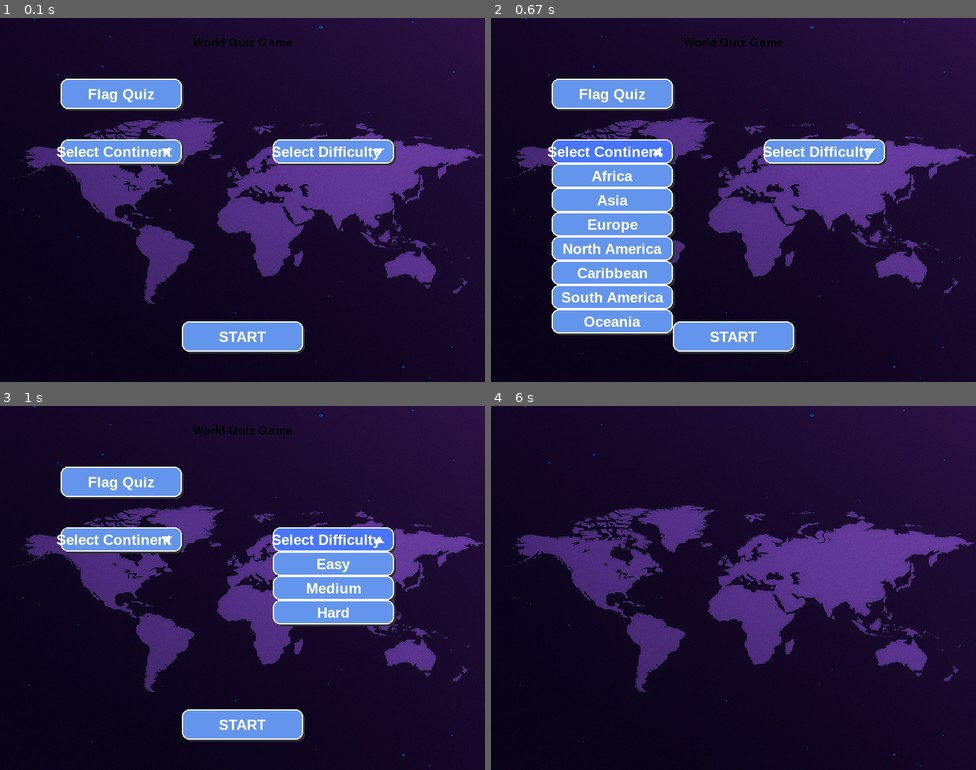
Above: before the commit, frames 1-4 (two rows, left to right).
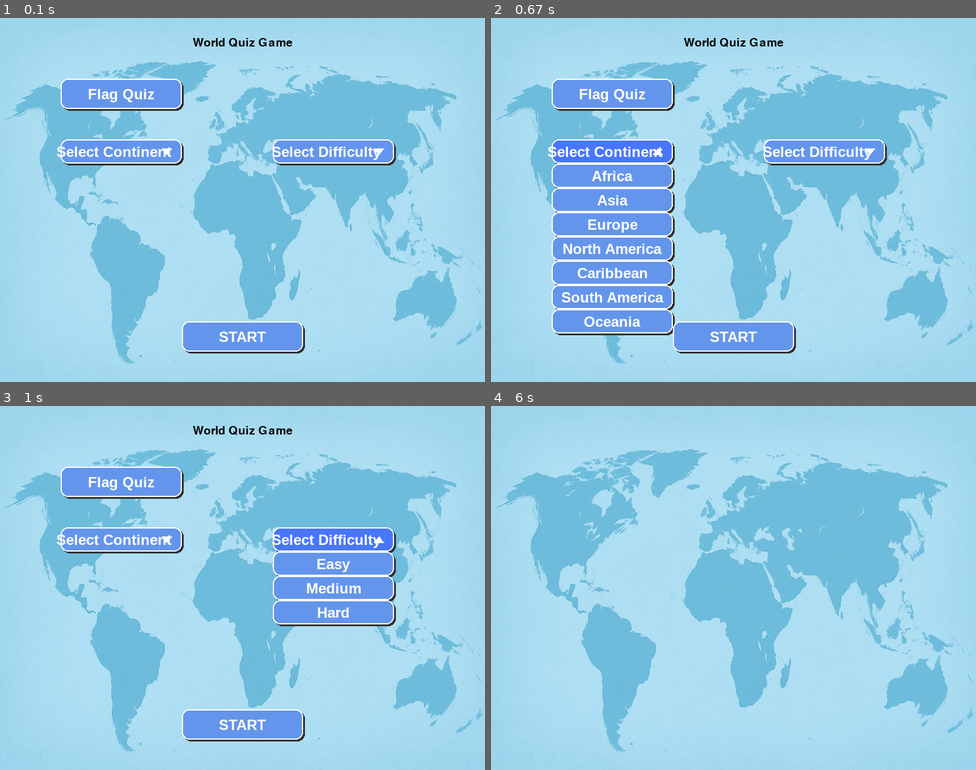
Above: after the commit, the same moments.

Repository: amelie-lnh/Country_Game
Game: pygame game, started from src/country_guesser/flags_game.py
Two runs of this game, one before a commit and one after it. Both use one fixed random seed, a clock stepped at 60 frames per second and the inputs below.
Inputs (mouse positions are in pixels of both pictures, inside the frame that each line leads up to):
- Up to frame 1 (0.1 s): no input
- Up to frame 2 (0.67 s): click "Select Continent" at 0.38 s
- Up to frame 3 (1 s): click "Select Difficulty" at 0.72 s
- Up to frame 4 (6 s): click (583, 533) at 1.05 s; click (912, 715) at 1.38 s; click (558, 577) at 1.72 s; click "START" at 2.55 s; click (655, 467) at 2.88 s; click "Select Difficulty" at 3.72 s; click (835, 522) at 4.05 s; click "Easy" at 5.38 s; click "START" at 5.72 s

The runs differ from the first frame. In frame 1, 92% of the frame differs, in the area x 0-100%, y 0-100%; in frame 2, 80%; in frame 3, 87%; in frame 4, 100%.

Commit message:
added buttons to start and end menus

Diff:
--- a/src/country_guesser/flags_game.py
+++ b/src/country_guesser/flags_game.py
@@ -18,7 +18,7 @@
 NUM_OPTIONS = 4
 NUM_QUESTIONS = 10
 
-background_img = pygame.image.load("background.png")  # replace with your image
+background_img = pygame.image.load("worldmap.png")  # replace with your image
 background_img = pygame.transform.scale(background_img, (WIDTH, HEIGHT))
 
 pygame.init()
Binary file added: src/country_guesser/worldmap.png
